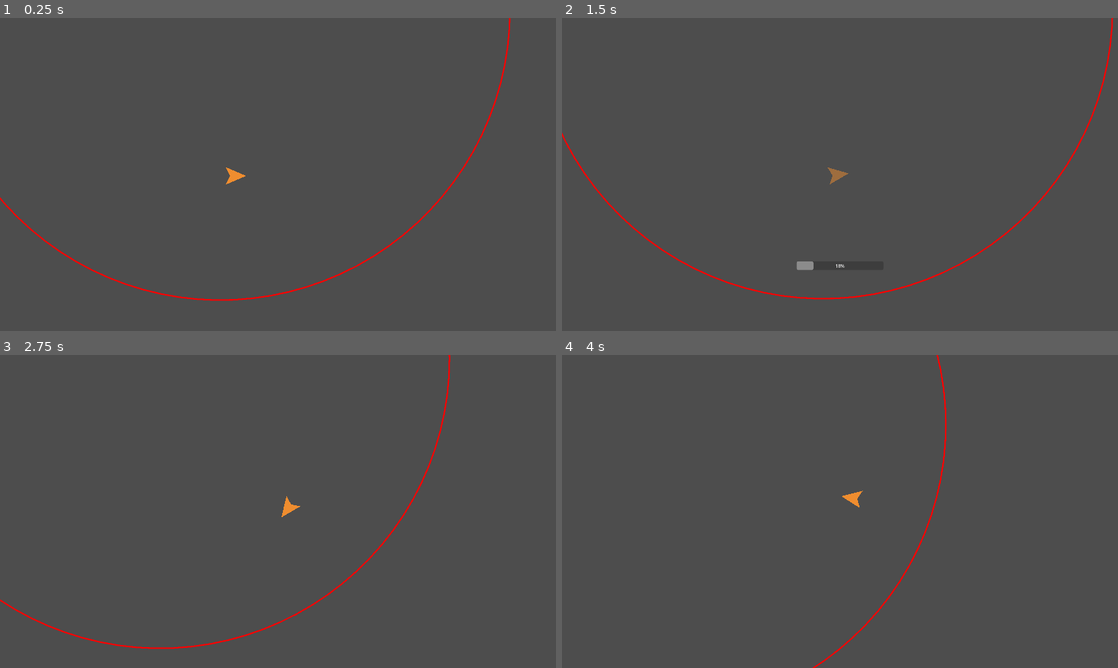
Above: before the commit, frames 1-4 (two rows, left to right).
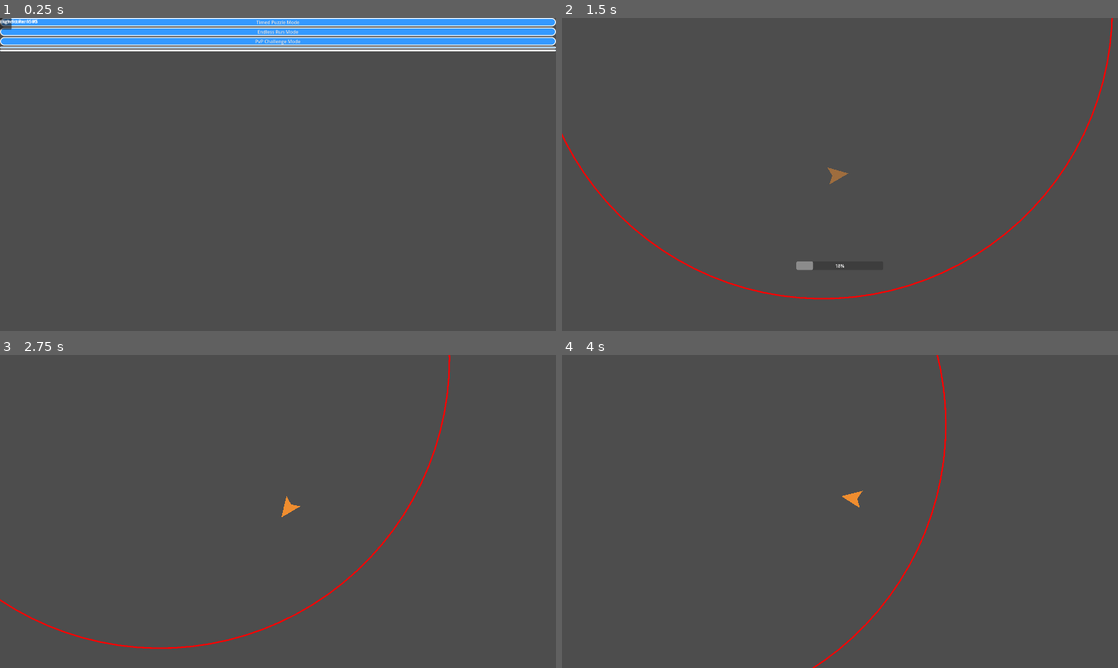
Above: after the commit, the same moments.

Repository: mystic-kat/zip-zap-zoop
Game: Godot game, scene res://scenes/menu.tscn
The game is run twice, just before and just after one commit, with the same random seed, the same clock (stepped at 60 frames per second) and the same inputs. Before the commit the project starts from res://main.tscn.
Inputs (mouse positions are in pixels of both pictures, inside the frame that each line leads up to):
- Up to frame 1 (0.25 s): no input
- Up to frame 2 (1.5 s): click (840, 21) at 0.5 s, where only the run after the commit has a clickable "Timed Puzzle Mode"; move the mouse to (962, 158) at 1.27 s; hold Space (charge) from 1.28 s (still down); click (962, 158) at 1.42 s
- Up to frame 3 (2.75 s): release Space (charge) at 2 s; drag from (166, 527) to (250, 574) at 2.02 s
- Up to frame 4 (4 s): move the mouse to (895, 442) at 2.77 s; hold Space (charge) 2.78-3.5 s; click (895, 442) at 2.92 s; drag from (812, 574) to (673, 464) at 3.52 s

The runs differ from the first frame. In frame 1, 11% of the frame differs, in the area x 0-100%, y 0-91%; in frame 2, 0.3%; in frame 3, 0.1%; in frame 4, less than 0.1%.

Commit message:
Initial commit - ZipZapZoop Godot 4 source

Diff:
--- /dev/null
+++ b/menu.gd
@@ -0,0 +1,86 @@
+extends Control
+
+# Load game scenes for different modes
+var closed_world_scene = preload("res://scenes/main.tscn")
+var infinite_runner_scene = preload("res://scenes/infinite_runner.tscn")
+var pvp_challenge_scene = preload("res://scenes/pvp_challenge.tscn")
+
+func _ready():
+	print("Menu scene loaded!")
+	print("VBoxContainer found:", $VBoxContainer != null)
+
+	if $VBoxContainer != null:
+		print("TimedPuzzleButton found:", $VBoxContainer/TimedPuzzleButton != null)
+		print("EndlessRunButton found:", $VBoxContainer/EndlessRunButton != null)
+		print("PvPChallengeButton found:", $VBoxContainer/PvPChallengeButton != null)
+		print("SettingsButton found:", $VBoxContainer/SettingsButton != null)
+		print("QuitButton found:", $VBoxContainer/QuitButton != null)
+	# Connect button signals using Godot 4 syntax
+	$VBoxContainer/TimedPuzzleButton.pressed.connect(_on_ClosedWorldButton_pressed)
+	$VBoxContainer/EndlessRunButton.pressed.connect(_on_InfiniteRunnerButton_pressed)
+	$VBoxContainer/PvPChallengeButton.pressed.connect(_on_PvPChallengeButton_pressed)
+	$VBoxContainer/SettingsButton.pressed.connect(_on_SettingsButton_pressed)
+	$VBoxContainer/QuitButton.pressed.connect(_on_QuitButton_pressed)
+
+	# Update button text for clarity
+	$VBoxContainer/TimedPuzzleButton.text = "Timed Puzzle Mode"
+	$VBoxContainer/EndlessRunButton.text = "Endless Run Mode"
+	$VBoxContainer/PvPChallengeButton.text = "PvP Challenge Mode"
+
+	# Apply cartoonish styling and tooltips
+	for button in $VBoxContainer.get_children():
+		if button is Button:
+			button.set("theme_override_styles/normal", get_cartoon_style())
+			button.mouse_entered.connect(func(): _on_Button_hovered(button))
+			button.mouse_exited.connect(func(): _on_Button_unhovered(button))
+
+			# Add tooltips for each mode
+			if button == $VBoxContainer/ClosedWorldButton:
+				button.tooltip_text = "Solve puzzles before time runs out! Avoid deadly obstacles."
+			elif button == $VBoxContainer/InfiniteRunnerButton:
+				button.tooltip_text = "Run endlessly, dodge obstacles, and survive as long as possible."
+			elif button == $VBoxContainer/PvPChallengeButton:
+				button.tooltip_text = "Compete against other players in real-time challenges."
+			elif button == $VBoxContainer/SettingsButton:
+				button.tooltip_text = "Adjust game settings."
+			elif button == $VBoxContainer/QuitButton:
+				button.tooltip_text = "Exit the game."
+
+	# Load and display current rank and high score
+	var current_rank = 5  # Fetch from saved data
+	var high_score = 1500  # Fetch from saved data
+	$Scoreboard/RankLabel.text = "Current Rank: #" + str(current_rank)
+	$Scoreboard/ScoreLabel.text = "High Score: " + str(high_score)
+	$Scoreboard/LeaderBoardButton.pressed.connect(_on_LeaderboardButton_pressed)
+
+func get_cartoon_style():
+	var stylebox = StyleBoxFlat.new()
+	stylebox.bg_color = Color(0.2, 0.6, 1, 1)  # Vibrant blue
+	stylebox.set_corner_radius_all(20)
+	stylebox.set_border_width_all(3)
+	stylebox.border_color = Color(1, 1, 1, 1)  # White border
+	return stylebox
+
+func _on_Button_hovered(button):
+	button.modulate = Color(1, 1, 0.5, 1)  # Yellow tint when hovered
+
+func _on_Button_unhovered(button):
+	button.modulate = Color(1, 1, 1, 1)  # Reset color
+
+func _on_ClosedWorldButton_pressed():
+	get_tree().change_scene_to_packed(closed_world_scene)
+
+func _on_InfiniteRunnerButton_pressed():
+	get_tree().change_scene_to_packed(infinite_runner_scene)
+
+func _on_PvPChallengeButton_pressed():
+	get_tree().change_scene_to_packed(pvp_challenge_scene)
+
+func _on_SettingsButton_pressed():
+	print("Settings menu to be implemented.")
+
+func _on_QuitButton_pressed():
+	get_tree().quit()
+
+func _on_LeaderboardButton_pressed():
+	print("Leaderboard screen to be implemented.")
--- a/project.godot
+++ b/project.godot
@@ -11,7 +11,7 @@
 [application]
 
 config/name="Zip_Zap_Zoop"
-run/main_scene="res://main.tscn"
+run/main_scene="res://scenes/menu.tscn"
 config/features=PackedStringArray("4.3", "GL Compatibility")
 config/icon="res://icon.svg"
 
--- /dev/null
+++ b/scenes/infinite_runner.tscn
@@ -0,0 +1,3 @@
+[gd_scene format=3 uid="uid://dwwejatcawpou"]
+
+[node name="InfiniteRunner" type="Node2D"]
--- /dev/null
+++ b/scenes/menu.tscn
@@ -0,0 +1,55 @@
+[gd_scene load_steps=2 format=3 uid="uid://cdtouciw2ewtu"]
+
+[ext_resource type="Script" path="res://menu.gd" id="1_6i6bb"]
+
+[node name="Menu" type="Control"]
+layout_mode = 3
+anchors_preset = 15
+anchor_right = 1.0
+anchor_bottom = 1.0
+grow_horizontal = 2
+grow_vertical = 2
+script = ExtResource("1_6i6bb")
+
+[node name="VBoxContainer" type="VBoxContainer" parent="."]
+layout_mode = 1
+anchors_preset = 15
+anchor_right = 1.0
+anchor_bottom = 1.0
+grow_horizontal = 2
+grow_vertical = 2
+
+[node name="TimedPuzzleButton" type="Button" parent="VBoxContainer"]
+layout_mode = 2
+
+[node name="EndlessRunButton" type="Button" parent="VBoxContainer"]
+layout_mode = 2
+
+[node name="PvPChallengeButton" type="Button" parent="VBoxContainer"]
+layout_mode = 2
+
+[node name="SettingsButton" type="Button" parent="VBoxContainer"]
+layout_mode = 2
+
+[node name="QuitButton" type="Button" parent="VBoxContainer"]
+layout_mode = 2
+
+[node name="Scoreboard" type="Panel" parent="."]
+layout_mode = 0
+offset_right = 40.0
+offset_bottom = 40.0
+
+[node name="RankLabel" type="Label" parent="Scoreboard"]
+layout_mode = 0
+offset_right = 40.0
+offset_bottom = 23.0
+
+[node name="ScoreLabel" type="Label" parent="Scoreboard"]
+layout_mode = 0
+offset_right = 40.0
+offset_bottom = 23.0
+
+[node name="LeaderBoardButton" type="Button" parent="Scoreboard"]
+layout_mode = 0
+offset_right = 8.0
+offset_bottom = 8.0
--- /dev/null
+++ b/scenes/pvp_challenge.tscn
@@ -0,0 +1,3 @@
+[gd_scene format=3 uid="uid://dnsq6xfq6puln"]
+
+[node name="PvpChallenge" type="Node2D"]
Renamed: main.tscn -> scenes/main.tscn
Not shown, changed: .gitignore
